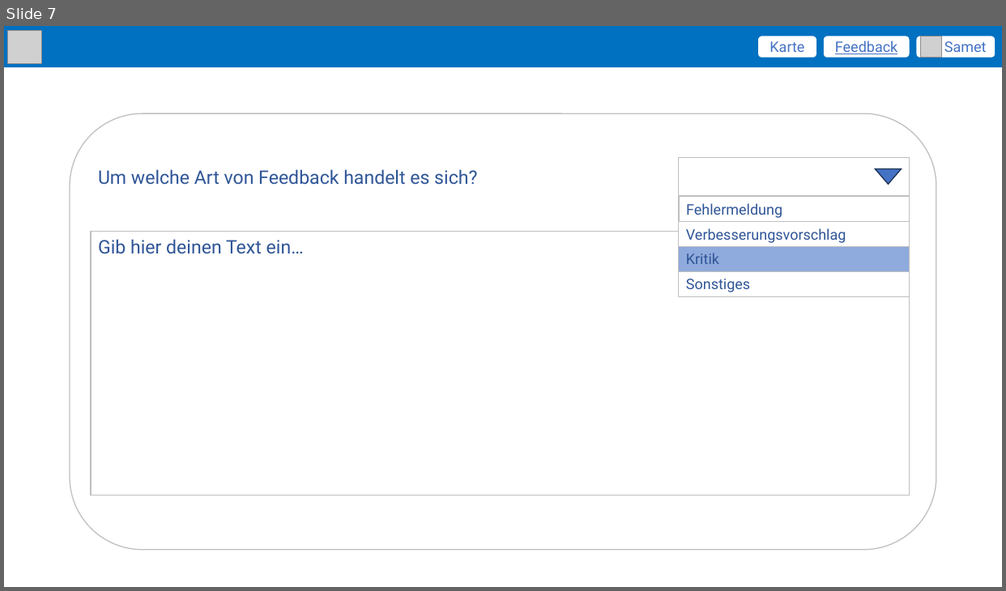
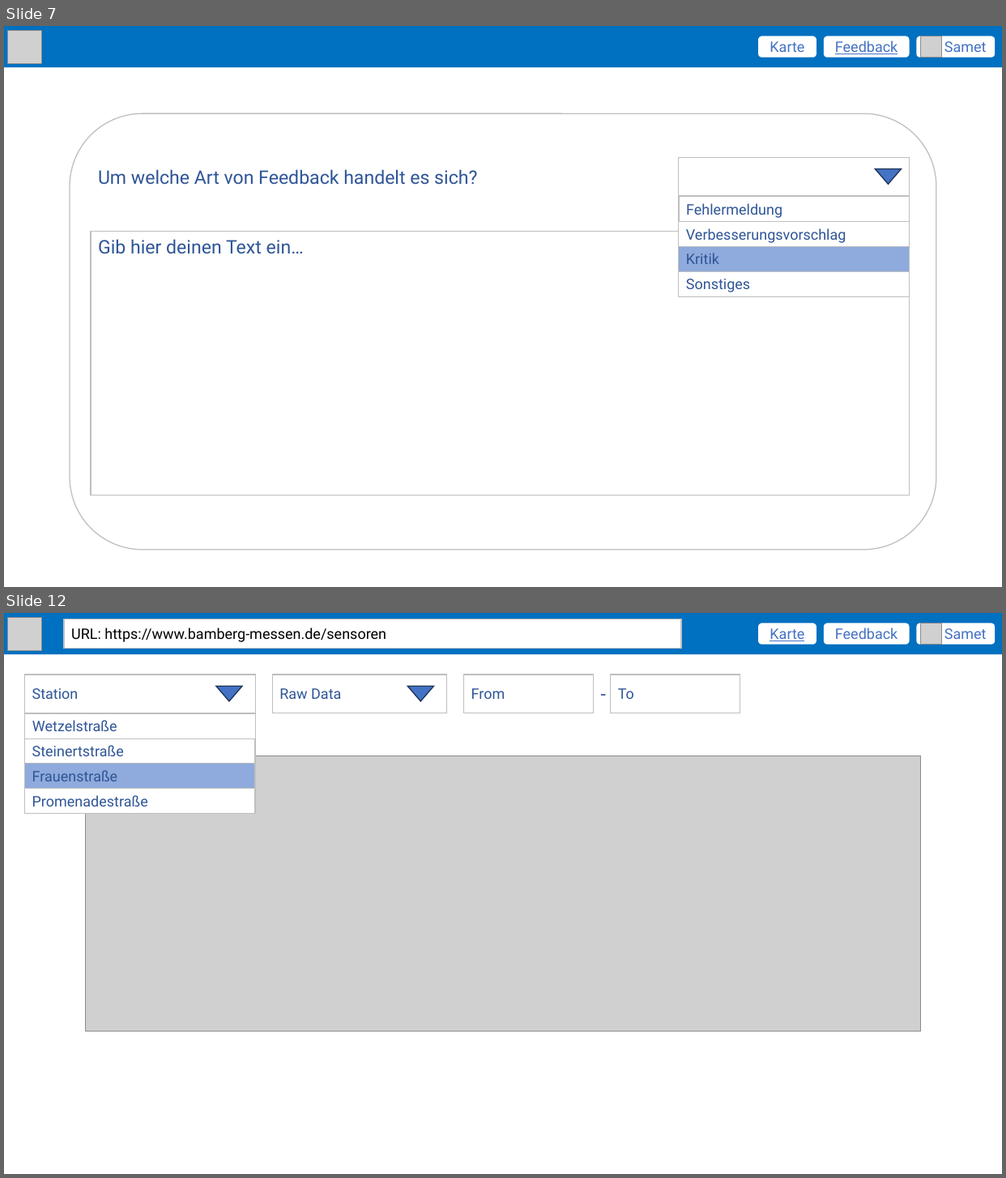
Before and after one commit to SamAkc/MasterThesis, a slide deck: presentations/mockup.pptx. Shown one above the other, each under a label of ours: slide 7 before the commit, slides 7 and 12 after it; the slides between them are not shown. The pictures are 1006x591 and 1006x1178 pixels, drawn with LibreOffice and Linux fonts; fonts in the diff are those of the drawing; grey boxes stand for pictures. Boxes give left, top, right and bottom in pixels: in the first picture for what was removed or moved away, otherwise in the second. Text is boxed around its words. In the diff, an @@ line names an element or a change of style, - is before the commit and + after.

```diff
--- a/presentations/mockup.pptx
+++ b/presentations/mockup.pptx
@@ slide 12 added at box(4, 613, 1002, 1174), background #FFFFFF @@
@@ rectangle added at box(4, 613, 1002, 654), fill #0070C0 @@
@@ picture added at box(8, 618, 41, 651) @@
@@ rectangle added at box(64, 619, 681, 648), fill #FFFFFF, outline #BFBFBF 1 pt, 14 pt, text #000000 @@
+URL: https://www.bamberg-messen.de/sensoren
@@ rounded rectangle added at box(759, 623, 817, 644), fill #FFFFFF, 14 pt, text #4472C4, underline @@
+Karte
@@ rounded rectangle added at box(824, 623, 909, 644), fill #FFFFFF, 14 pt, text #4472C4 @@
+Feedback
@@ rounded rectangle added at box(917, 623, 995, 644), fill #FFFFFF, 14 pt, text #4472C4 @@
+Samet
@@ picture added at box(921, 623, 942, 644) @@
@@ rectangle added at box(273, 675, 447, 713), fill #FFFFFF, outline #BFBFBF 1 pt, 14 pt, text #2F5597 @@
+Raw Data
@@ rectangle added at box(463, 675, 593, 713), fill #FFFFFF, outline #BFBFBF 1 pt, 14 pt, text #2F5597 @@
+From
@@ text added at box(594, 679, 611, 709), 18 pt, text #2F5597 @@
+-
@@ rectangle added at box(611, 675, 740, 713), fill #FFFFFF, outline #BFBFBF 1 pt, 14 pt, text #2F5597 @@
+To
@@ group added at box(25, 675, 256, 815): 6 rectangles, 1 flow chart merge @@
+Station
+Wetzelstraße
+Steinertstraße
+Frauenstraße
+Promenadestraße
@@ flow chart merge added at box(407, 687, 434, 701), fill #4472C4, outline #1E3256 1 pt @@
@@ picture added at box(86, 756, 921, 1032) @@
```
Also in this commit, not shown: 9 other slides added, 49 other files.
